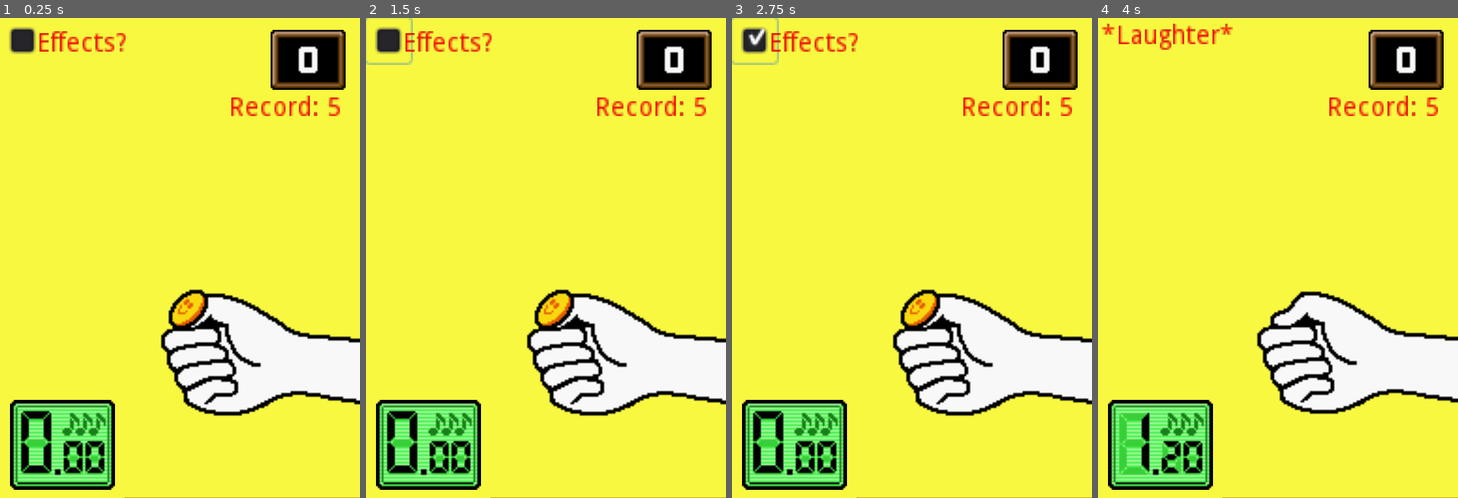
Above: before the commit, frames 1-4 (left to right).
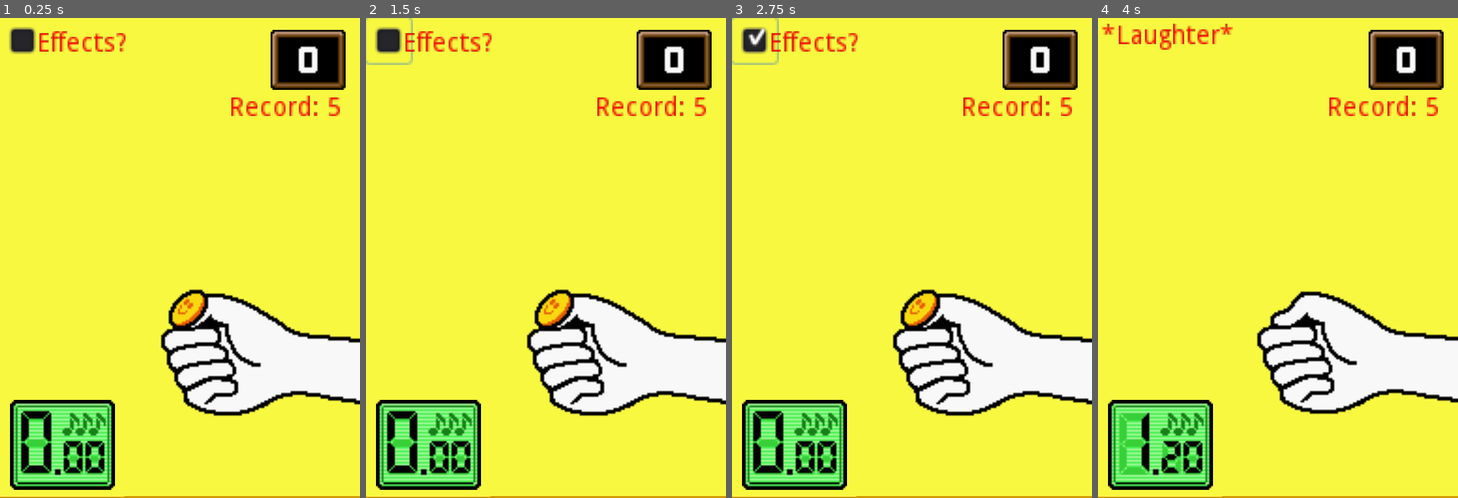
Above: after the commit, the same moments.

Repository: TheAlternateDoctor/CoinToss
Game: Godot game, scene res://Game.tscn
Same seed, same stepped clock (60 frames per second), same inputs: the game is played once before the commit and once after it.
Inputs (mouse positions are in pixels of both pictures, inside the frame that each line leads up to):
- Up to frame 1 (0.25 s): no input
- Up to frame 2 (1.5 s): click "Effects?" at 0.5 s; click "Effects?" at 1.25 s
- Up to frame 3 (2.75 s): click "Effects?" at 2 s
- Up to frame 4 (4 s): tap Enter at 2.75 s; move the mouse to (1357, 234) at 2.77 s; hold Space 2.78-3.5 s; click (1357, 234) at 2.92 s; drag from (1206, 282) to (1260, 354) at 3.52 s

The runs differ from the first frame. In frame 1, 0.3% of the frame differs, in the area x 0-100%, y 99-100%; in frame 2, 0.3%; in frame 3, 0.3%; in frame 4, 0.3%.

Commit message:
Added missing sounds Added instructions, just like the real game

Diff:
--- a/Game.gd
+++ b/Game.gd
@@ -3,6 +3,10 @@
 
 # TODO:
 # Effects! Swing, Onbeat/Offbeat, Laugh track(?), MORE COWBELLS
+
+var touchOS = ["Android", "iOS", "BlackBerry 10"]
+var keyOS = ["Windows", "X11", "OSX", "HTML5"]
+var os
 
 var thrown:bool = false
 var cowbell:bool = true
@@ -38,6 +42,13 @@
 		return # Error! We don't have a save to load.
 	save_game.open("user://record.save", File.READ)
 	emit_signal("update_record",save_game.get_8())
+	os = OS.get_name()
+	if touchOS.find(os) >= 0:
+		#$Instructions.rect_position = Vector2(71,98)
+		$Instructions.text = "Flick it!"
+	elif keyOS.find(os) >= 0:
+		#$Instructions.rect_position = Vector2(59,98)
+		$Instructions.text = "Press Space!"
 	save_game.close()
 
 
@@ -100,6 +111,12 @@
 
 func handleInput(type):
 	if not thrown and type != "touch":
+		if touchOS.find(os) >= 0 and $Instructions.visible:
+			#$Instructions.rect_position = Vector2(26,98)
+			$Instructions.text = "Tap to catch the coin."
+		elif keyOS.find(os) >= 0 and $Instructions.visible:
+			#$Instructions.rect_position = Vector2(29,81)
+			$Instructions.text = "Use Space again\nto catch the coin."
 		$EffectQuestion.visible = false
 		$EffectQuestion.disabled = true
 		$Effect.text = effectsName[effect]
@@ -117,6 +134,8 @@
 			cowbell = false
 		emit_signal("throw",step)
 		thrown = true
+		yield(get_tree().create_timer(2), "timeout")
+		$Instructions.visible = false
 	elif thrown and type != "flick":
 		if not gotInput:
 			gotInput = true
--- a/Game.tscn
+++ b/Game.tscn
@@ -59,6 +59,7 @@
 [ext_resource path="res://resources/sounds/laughtrack3.wav" type="AudioStream" id=57]
 [ext_resource path="res://resources/sounds/laughtrack2.wav" type="AudioStream" id=58]
 [ext_resource path="res://resources/sounds/catch.tres" type="AudioStream" id=59]
+[ext_resource path="res://resources/sounds/startDrum.wav" type="AudioStream" id=61]
 
 [sub_resource type="SpriteFrames" id=1]
 animations = [ {
@@ -77,20 +78,20 @@
 "name": "throw",
 "speed": 60.0
 }, {
+"frames": [ ExtResource( 16 ) ],
+"loop": true,
+"name": "startCatch",
+"speed": 5.0
+}, {
+"frames": [ ExtResource( 38 ) ],
+"loop": true,
+"name": "failCatch",
+"speed": 5.0
+}, {
 "frames": [ ExtResource( 16 ), ExtResource( 14 ), ExtResource( 18 ), ExtResource( 17 ), ExtResource( 15 ) ],
 "loop": false,
 "name": "catch",
 "speed": 60.0
-}, {
-"frames": [ ExtResource( 16 ) ],
-"loop": true,
-"name": "startCatch",
-"speed": 5.0
-}, {
-"frames": [ ExtResource( 38 ) ],
-"loop": true,
-"name": "failCatch",
-"speed": 5.0
 } ]
 
 [sub_resource type="Animation" id=2]
@@ -148,72 +149,72 @@
 
 [sub_resource type="SpriteFrames" id=5]
 animations = [ {
+"frames": [ ExtResource( 24 ) ],
+"loop": true,
+"name": "1",
+"speed": 5.0
+}, {
+"frames": [ ExtResource( 22 ) ],
+"loop": true,
+"name": "3",
+"speed": 5.0
+}, {
+"frames": [ ExtResource( 21 ) ],
+"loop": true,
+"name": "2",
+"speed": 5.0
+}, {
 "frames": [ ExtResource( 23 ) ],
 "loop": true,
 "name": "0",
-"speed": 5.0
-}, {
-"frames": [ ExtResource( 21 ) ],
-"loop": true,
-"name": "2",
-"speed": 5.0
-}, {
-"frames": [ ExtResource( 24 ) ],
-"loop": true,
-"name": "1",
-"speed": 5.0
-}, {
-"frames": [ ExtResource( 22 ) ],
-"loop": true,
-"name": "3",
 "speed": 5.0
 } ]
 
 [sub_resource type="SpriteFrames" id=6]
 animations = [ {
+"frames": [ ExtResource( 34 ) ],
+"loop": true,
+"name": "1",
+"speed": 5.0
+}, {
+"frames": [ ExtResource( 32 ) ],
+"loop": true,
+"name": "4",
+"speed": 5.0
+}, {
+"frames": [ ExtResource( 33 ) ],
+"loop": true,
+"name": "3",
+"speed": 5.0
+}, {
+"frames": [ ExtResource( 35 ) ],
+"loop": true,
+"name": "2",
+"speed": 5.0
+}, {
 "frames": [ ExtResource( 29 ) ],
 "loop": true,
 "name": "0",
 "speed": 5.0
 }, {
-"frames": [ ExtResource( 35 ) ],
-"loop": true,
-"name": "2",
-"speed": 5.0
-}, {
-"frames": [ ExtResource( 34 ) ],
-"loop": true,
-"name": "1",
-"speed": 5.0
-}, {
-"frames": [ ExtResource( 32 ) ],
-"loop": true,
-"name": "4",
-"speed": 5.0
-}, {
-"frames": [ ExtResource( 33 ) ],
-"loop": true,
-"name": "3",
+"frames": [ ExtResource( 31 ) ],
+"loop": true,
+"name": "7",
+"speed": 5.0
+}, {
+"frames": [ ExtResource( 28 ) ],
+"loop": true,
+"name": "9",
+"speed": 5.0
+}, {
+"frames": [ ExtResource( 26 ) ],
+"loop": true,
+"name": "6",
 "speed": 5.0
 }, {
 "frames": [ ExtResource( 30 ) ],
 "loop": true,
 "name": "5",
-"speed": 5.0
-}, {
-"frames": [ ExtResource( 31 ) ],
-"loop": true,
-"name": "7",
-"speed": 5.0
-}, {
-"frames": [ ExtResource( 26 ) ],
-"loop": true,
-"name": "6",
-"speed": 5.0
-}, {
-"frames": [ ExtResource( 28 ) ],
-"loop": true,
-"name": "9",
 "speed": 5.0
 }, {
 "frames": [ ExtResource( 27 ) ],
@@ -226,49 +227,49 @@
 
 [sub_resource type="SpriteFrames" id=8]
 animations = [ {
+"frames": [ ExtResource( 42 ) ],
+"loop": true,
+"name": "1",
+"speed": 5.0
+}, {
+"frames": [ ExtResource( 45 ) ],
+"loop": true,
+"name": "4",
+"speed": 5.0
+}, {
+"frames": [ ExtResource( 47 ) ],
+"loop": true,
+"name": "3",
+"speed": 5.0
+}, {
+"frames": [ ExtResource( 43 ) ],
+"loop": true,
+"name": "2",
+"speed": 5.0
+}, {
 "frames": [ ExtResource( 41 ) ],
 "loop": true,
 "name": "0",
 "speed": 5.0
 }, {
-"frames": [ ExtResource( 43 ) ],
-"loop": true,
-"name": "2",
-"speed": 5.0
-}, {
-"frames": [ ExtResource( 42 ) ],
-"loop": true,
-"name": "1",
-"speed": 5.0
-}, {
-"frames": [ ExtResource( 45 ) ],
-"loop": true,
-"name": "4",
-"speed": 5.0
-}, {
-"frames": [ ExtResource( 47 ) ],
-"loop": true,
-"name": "3",
+"frames": [ ExtResource( 50 ) ],
+"loop": true,
+"name": "7",
+"speed": 5.0
+}, {
+"frames": [ ExtResource( 40 ) ],
+"loop": true,
+"name": "9",
+"speed": 5.0
+}, {
+"frames": [ ExtResource( 49 ) ],
+"loop": true,
+"name": "6",
 "speed": 5.0
 }, {
 "frames": [ ExtResource( 46 ) ],
 "loop": true,
 "name": "5",
-"speed": 5.0
-}, {
-"frames": [ ExtResource( 50 ) ],
-"loop": true,
-"name": "7",
-"speed": 5.0
-}, {
-"frames": [ ExtResource( 49 ) ],
-"loop": true,
-"name": "6",
-"speed": 5.0
-}, {
-"frames": [ ExtResource( 40 ) ],
-"loop": true,
-"name": "9",
 "speed": 5.0
 }, {
 "frames": [ ExtResource( 48 ) ],
@@ -318,6 +319,10 @@
 laugh3 = ExtResource( 57 )
 laugh4 = ExtResource( 56 )
 
+[node name="startDrum" type="AudioStreamPlayer" parent="beat"]
+stream = ExtResource( 61 )
+volume_db = -10.0
+
 [node name="Catch" type="AudioStreamPlayer2D" parent="."]
 position = Vector2( 94.2922, 0 )
 stream = ExtResource( 4 )
@@ -327,7 +332,8 @@
 fail = ExtResource( 5 )
 
 [node name="CoinFail" type="Sprite" parent="."]
-position = Vector2( 60.5612, 274.7 )
+visible = false
+position = Vector2( 88.3344, 156.583 )
 rotation = 6.28319
 texture = ExtResource( 53 )
 script = ExtResource( 54 )
@@ -404,7 +410,7 @@
 }
 
 [node name="Polygon2D" type="Polygon2D" parent="."]
-position = Vector2( 0.707123, 511.945 )
+position = Vector2( 0.707123, 511.384 )
 color = Color( 0.811765, 0.588235, 0, 1 )
 polygon = PoolVector2Array( -409.544, -255.907, 1493.51, -256.569, 1672.88, 2724.24, 792.881, 2692.24, -407.119, 2724.24, -375.119, 132.237 )
 
@@ -426,24 +432,23 @@
 "_edit_use_anchors_": false
 }
 
-[node name="Debug" type="Label" parent="."]
-visible = false
-margin_left = 145.497
-margin_top = 237.601
-margin_right = 185.497
-margin_bottom = 251.601
+[node name="Instructions" type="Label" parent="."]
+margin_left = 29.6003
+margin_top = 81.0729
+margin_right = 166.6
+margin_bottom = 112.073
 custom_colors/font_color = Color( 0, 0, 0, 1 )
-text = "Debug"
-__meta__ = {
-"_edit_use_anchors_": false
-}
+align = 1
+__meta__ = {
+"_edit_use_anchors_": false
+}
+[connection signal="catch" from="." to="Catch" method="_on_Game_catch"]
 [connection signal="catch" from="." to="Screen" method="_on_Game_catch"]
 [connection signal="catch" from="." to="ScoreBox" method="_on_Game_catch"]
 [connection signal="catch" from="." to="Hand" method="_on_Game_catch"]
-[connection signal="catch" from="." to="Catch" method="_on_Game_catch"]
+[connection signal="catch_fail" from="." to="Catch" method="_on_Game_catch_fail"]
 [connection signal="catch_fail" from="." to="CoinFail" method="_on_Game_catch_fail"]
 [connection signal="catch_fail" from="." to="Hand" method="_on_Game_catch_fail"]
-[connection signal="catch_fail" from="." to="Catch" method="_on_Game_catch_fail"]
 [connection signal="throw" from="." to="Screen" method="_on_Game_throw"]
 [connection signal="throw" from="." to="Hand" method="_on_Game_throw"]
 [connection signal="update_record" from="." to="ScoreBox" method="_on_Game_update_record"]
--- a/Hand.gd
+++ b/Hand.gd
@@ -66,4 +66,8 @@
 	$Animations.playback_speed = 1
 	$Animations.play("Search")
 	yield(get_tree().create_timer(0.5), "timeout")
+	get_node("../Coin").stream = load("res://resources/sounds/grab.wav")
+	get_node("../Coin").play()
 	animation = "idle"
+	yield(get_tree().create_timer(0.5), "timeout")
+	get_node("../Coin").stream = load("res://resources/sounds/flick.tres")
--- a/beat.gd
+++ b/beat.gd
@@ -76,8 +76,12 @@
 			newStep = step
 			laugh = true
 	if not laugh:
+		var start = true
 		emit_signal("changeTheme",false)
 		for i in range(1,7):
+			if start and not cowbellEffect:
+				$startDrum.play()
+				start = false
 			if cowbellEffect:
 				stream = cowbell
 			elif i % 2:
Not shown: 1 places in Game.tscn that only renumber resources
Not shown, added: resources/sounds/grab.wav.import
Not shown, added: resources/sounds/startDrum.wav.import
Not shown, added: resources/sounds/grab.wav
Not shown, added: resources/sounds/startDrum.wav
